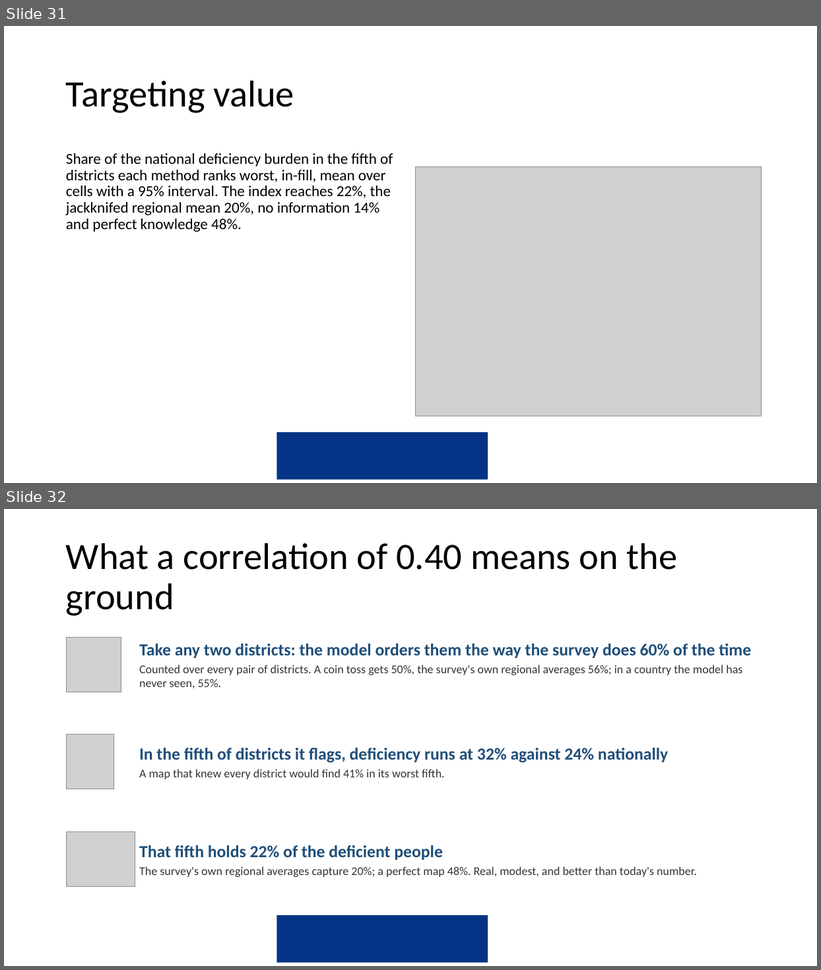
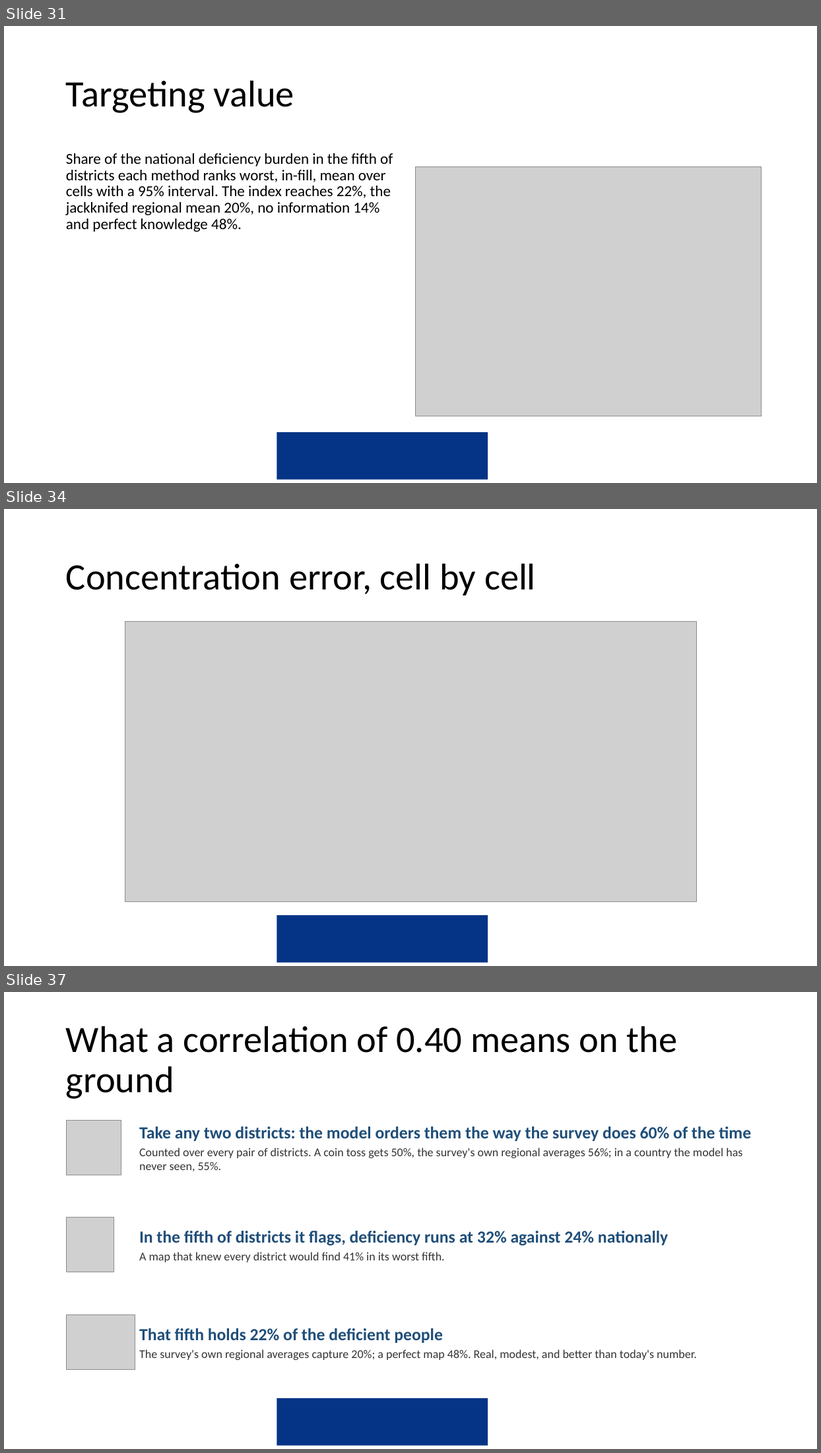
Before and after one commit to amertens/mn-prediction, a slide deck: docs/slides/MN-proxy-full-talk-2026-09.pptx. Shown one above the other, each under a label of ours: slides 31 and 32 before the commit, slides 31, 34 and 37 after it; the slides between them are not shown. The pictures are 821x970 and 821x1453 pixels, drawn with LibreOffice and Linux fonts; fonts in the diff are those of the drawing; grey boxes stand for pictures; background and template pictures are left out. Boxes give left, top, right and bottom in pixels: in the first picture for what was removed or moved away, otherwise in the second. Text is boxed around its words. In the diff, an @@ line names an element or a change of style, - is before the commit and + after.

```diff
--- a/docs/slides/MN-proxy-full-talk-2026-09.pptx
+++ b/docs/slides/MN-proxy-full-talk-2026-09.pptx
@@ slide 34 added at box(4, 509, 817, 966), background #FFFFFF; not listed: 1 template element that a slide beside it also shows @@
@@ title added at box(66, 563, 536, 595), 44 pt, text #000000 @@
+Concentration error, cell by cell
@@ picture added at box(125, 622, 696, 902) @@
@@ what was slide 32 is now slide 37 @@
```
Also in this commit, not shown: 9 slides changed, 4 other slides added, 3 other files.
